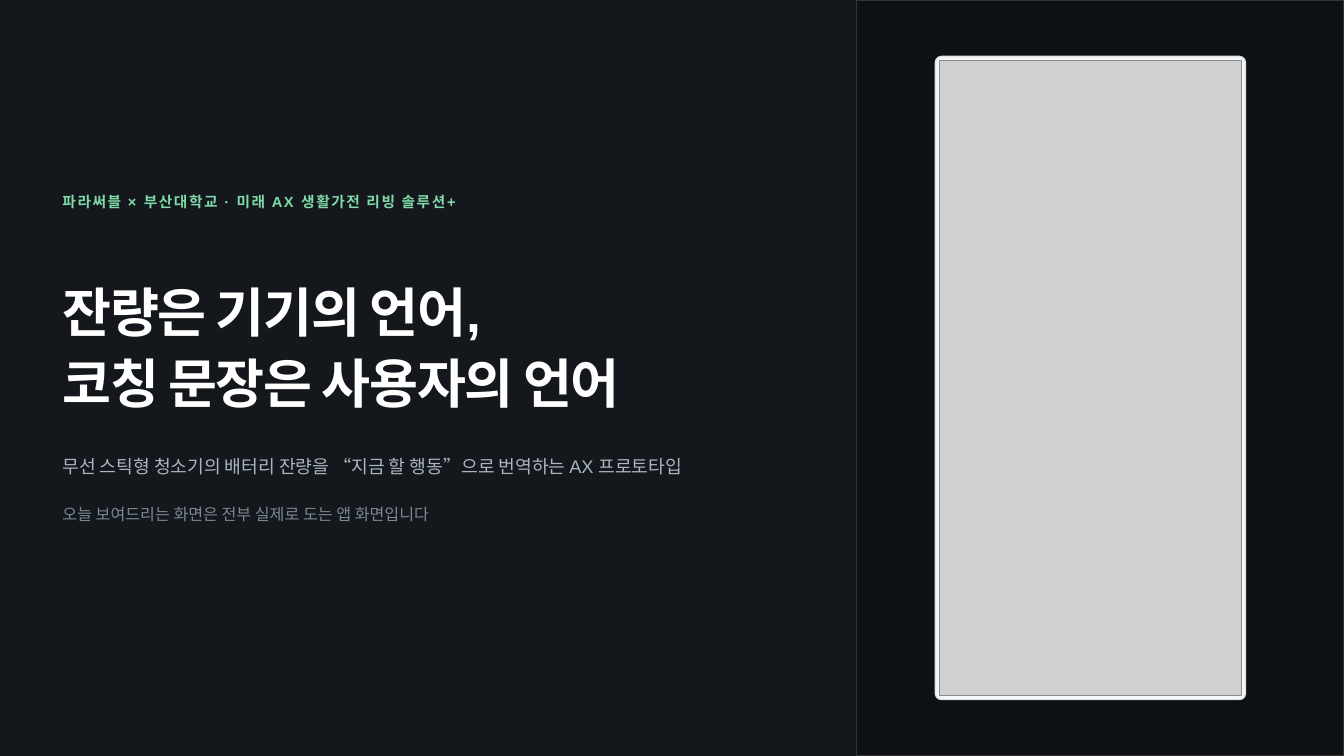
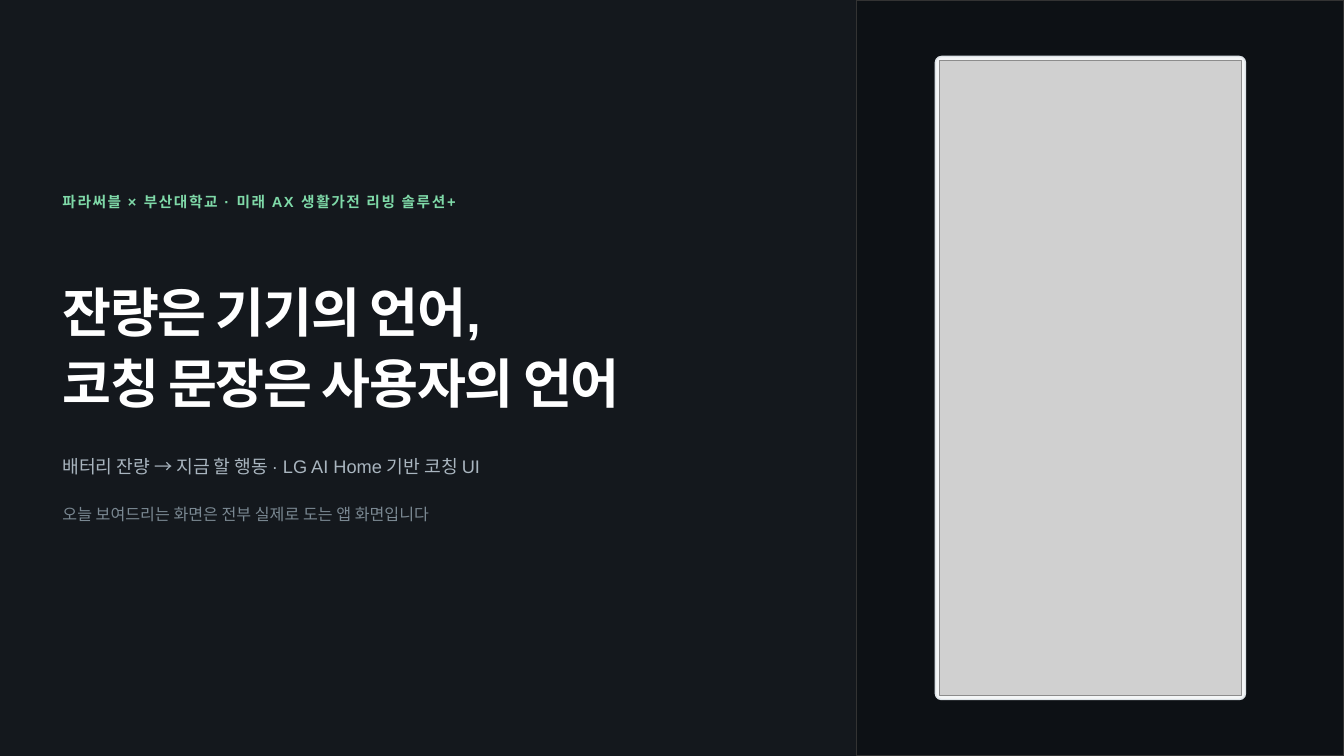
Before and after one commit to brothrone/a, a slide deck: slide 1 of 발표자료_배터리코칭.pptx. Drawn at 1344x756 pixels with LibreOffice and Linux fonts; fonts in the diff are those of the drawing; grey boxes stand for pictures. Boxes give left, top, right and bottom in pixels: in the first picture for what was removed or moved away, otherwise in the second. Text is boxed around its words. In the diff, an @@ line names an element or a change of style, - is before the commit and + after.

```diff
--- a/발표자료_배터리코칭.pptx
+++ b/발표자료_배터리코칭.pptx
@@ text at [62,458,480,475]: text changed @@
-무선 스틱형 청소기의 배터리 잔량을 “지금 할 행동”으로 번역하는 AX 프로토타입
+배터리 잔량 → 지금 할 행동 · LG AI Home 기반 코칭 UI
```
Also in this commit, not shown: 14 other slides changed, 7 other files.
